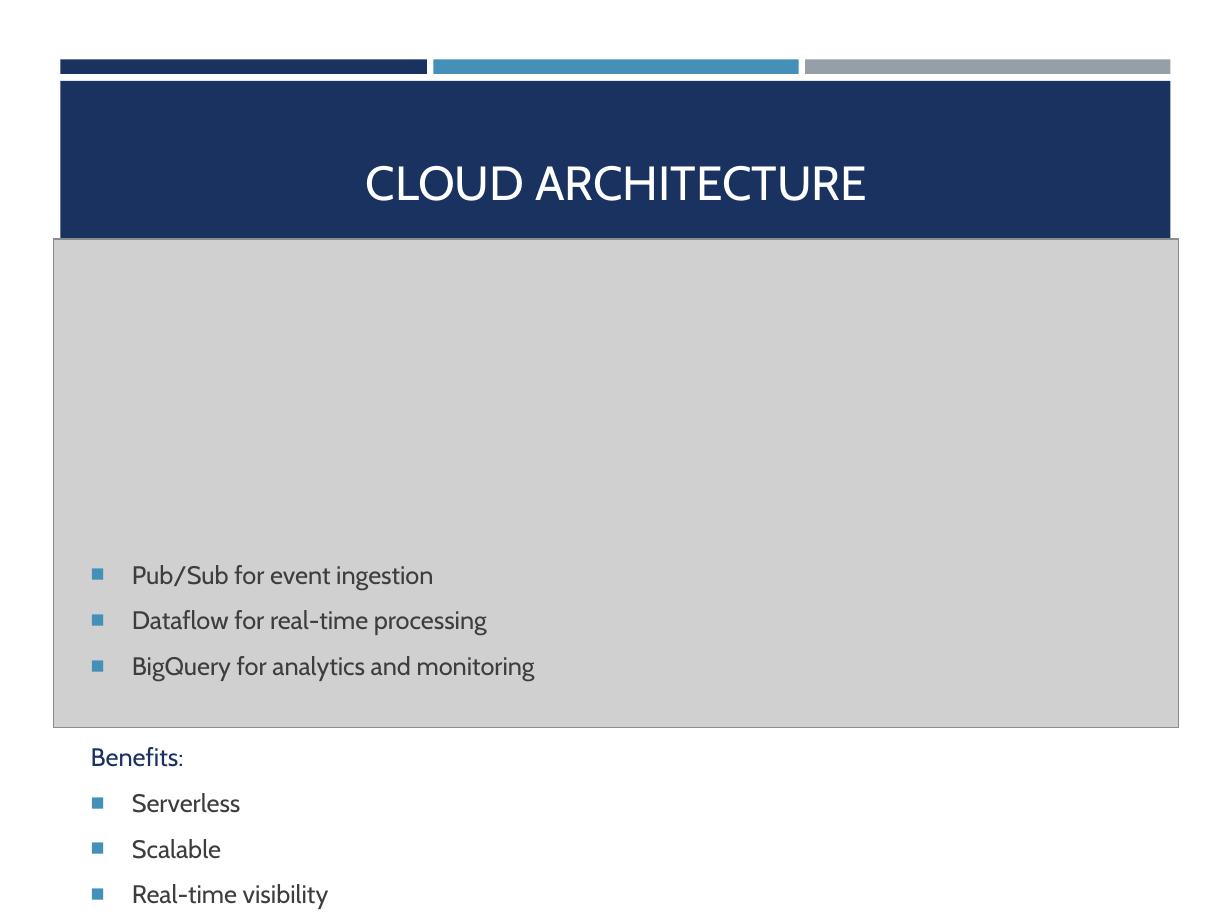
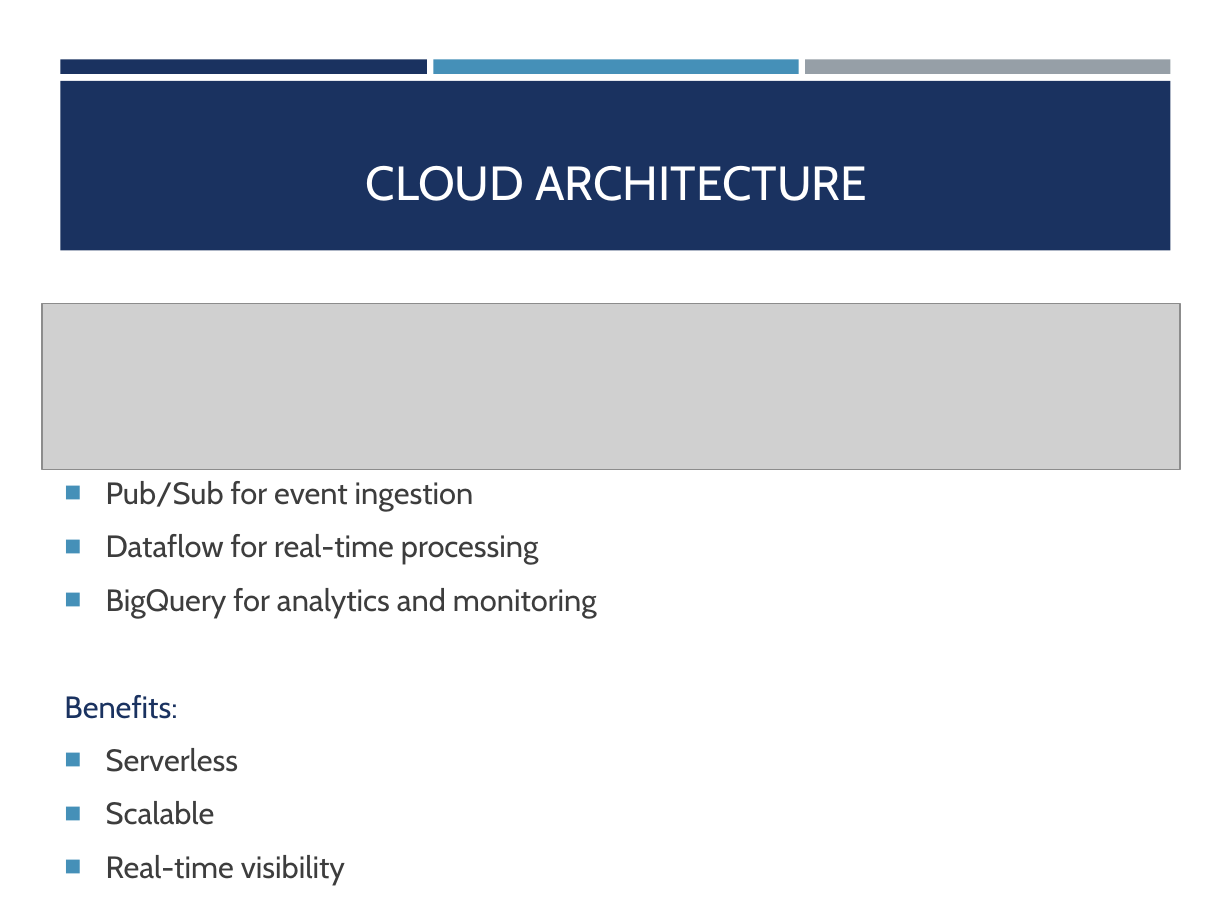
Before and after one commit to Donaldnaz/PowerBI, a slide deck: slide 7 of setup/Real_Time_CCS_Monitoring_Pipeline.pptx. Drawn at 1232x924 pixels with LibreOffice and Linux fonts; fonts in the diff are those of the drawing; grey boxes stand for pictures. Boxes give left, top, right and bottom in pixels: in the first picture for what was removed or moved away, otherwise in the second. Text is boxed around its words. In the diff, an @@ line names an element or a change of style, - is before the commit and + after.

```diff
--- a/setup/Real_Time_CCS_Monitoring_Pipeline.pptx
+++ b/setup/Real_Time_CCS_Monitoring_Pipeline.pptx
@@ picture removed at (53, 239, 1179, 727) @@
@@ picture added at (42, 303, 1180, 469) @@
@@ text "Pub/Sub for event ingestion": place and size @@
-text "Pub/Sub for event ingestion" at (91, 565, 535, 909)
+text "Pub/Sub for event ingestion" at (64, 481, 597, 885)
@@ text "Pub/Sub for event ingestion" at (64, 481, 597, 885): size 14.8 to 18 pt @@
```
Also in this commit, not shown: 4 other slides changed.
